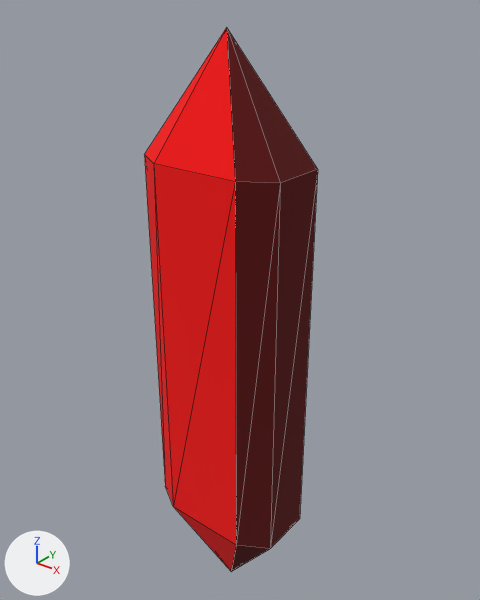
Renders of the glTF model assets/projectiles/needle_classic/needle_classic.gltf from each side of a commit.
Before and after are seen from a 50 mm lens placed at (0.609, -0.733, 0.56), pointed at (-0.01, 0.041, 0.079). Lighting does not change. The marker at lower left points along +X, +Y and +Z. The older version comes first. Mesh edges are drawn as thin lines. Vertices at exactly the same position are counted once.

Script lines for the objects in view, before the commit:
```python
me_facetedcrystal = bpy.data.meshes.new('FacetedCrystal')
me_facetedcrystal.from_pydata(...)  # a UV sphere (8 segments, 3 rings, poles along z) spanning x -0.125..0.125, y -0.075..0.075, z -0.5..0.5
me_facetedcrystal.materials.append(mat_projectile_vertexroles)
ob_needle_classic = bpy.data.objects.new('needle_classic', me_facetedcrystal)
ob_needle_classic.location = (0.0, 0.0, 0.0)
```
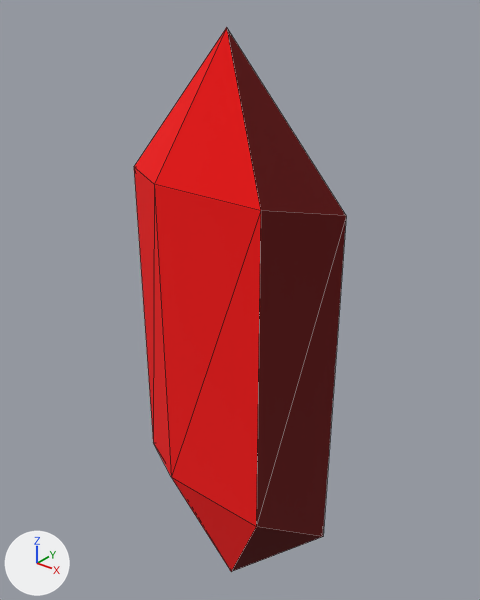
What differs and where, as boxes (x1, y1, x2, y2) in the pictures (480 x 600 px):
'needle_classic', reshaped (22% wider)
    before: (144, 27, 318, 572)
    after: (134, 27, 346, 572)

The change in detail:
me_facetedcrystal is used by ob_needle_classic; location (0.0, 0.0, 0.0).
me_facetedcrystal had 18 vertices, 32 faces and spanned x -0.125..0.125, y -0.075..0.075, z -0.5..0.5.
me_facetedcrystal now has 14 vertices, 24 faces and spans x -0.2..0.2, y -0.052..0.052, z -0.5..0.5.
Part 1, on me_facetedcrystal:
16 vertices are removed from x -0.125..0.125, y -0.075..0.075, z -0.32..0.32.
32 faces are deleted.
6 vertices are added at (0.2, 0.0, -0.28), (0.1, -0.052, -0.28), (-0.1, -0.052, -0.28), (-0.2, 0.0, -0.28), (-0.1, 0.052, -0.28), (0.1, 0.052, -0.28).
6 new vertices lie (0.0, 0.0, 0.56) away from vertices in x -0.2..0.2, y -0.052..0.052, z -0.28.
24 new faces join them.
